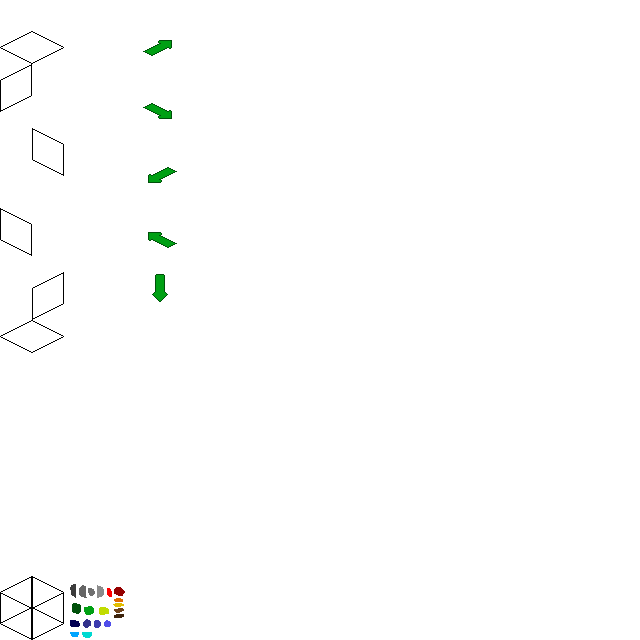
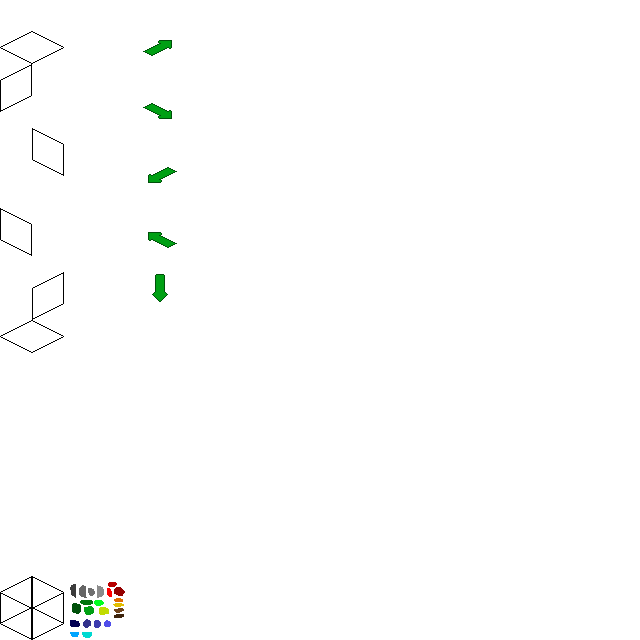
Before/after of a 640 x 640 layered artwork. What changed in the layer stack:
painted on "Background" over (x1=80, y1=582, x2=117, y2=606)
